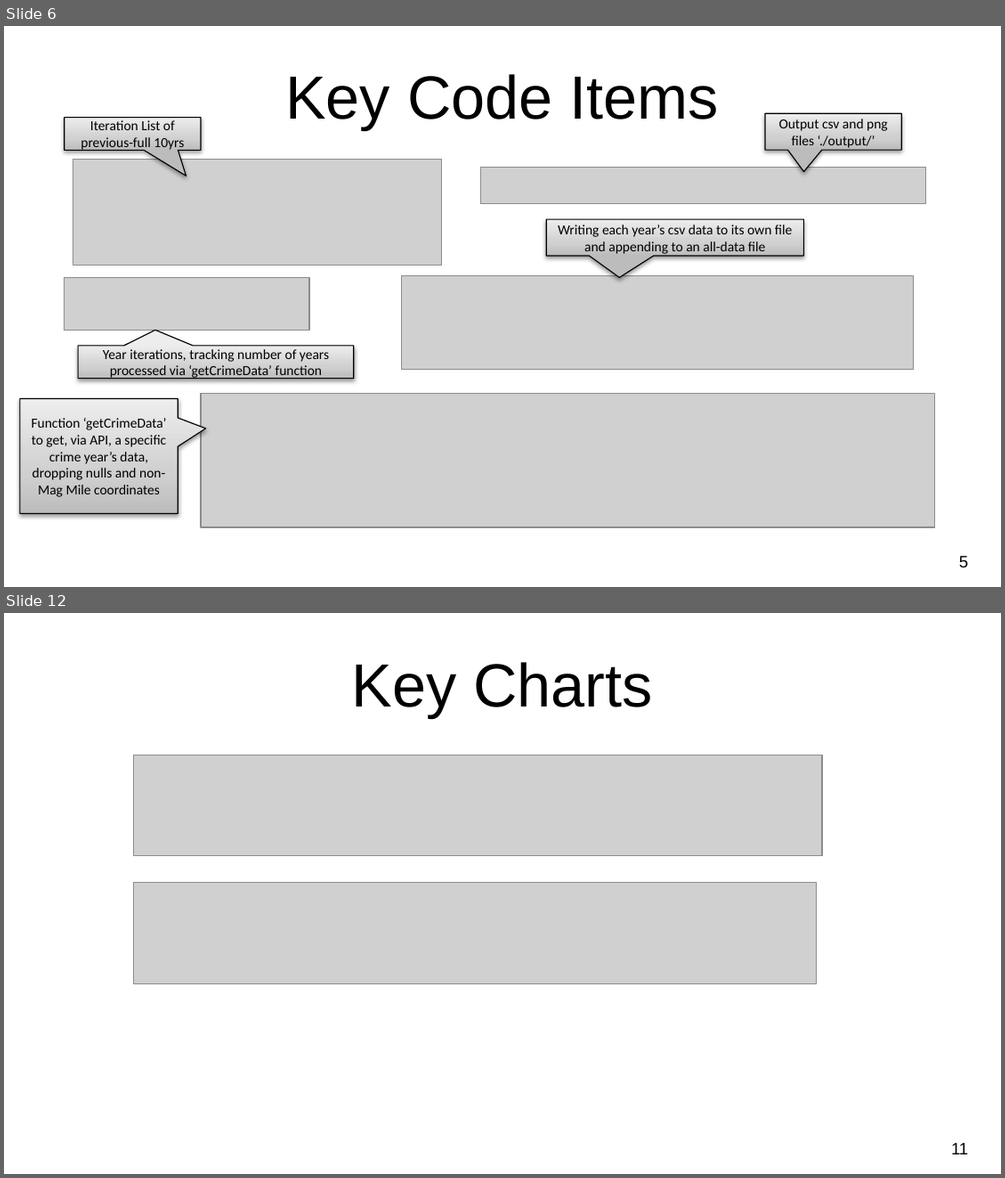
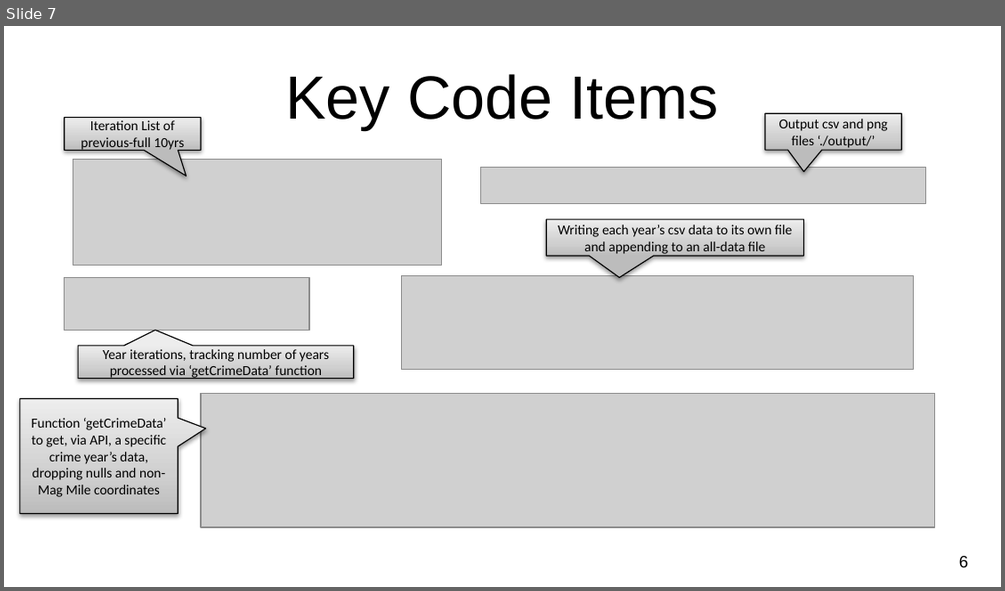
Before and after one commit to MasonMcCoy/Chicago_Crime, a slide deck: NU-Project1_ChicagoMagMile_Crime.pptx. Shown one above the other, each under a label of ours: slides 6 and 12 before the commit, slide 7 after it; the slides between them are not shown. The pictures are 1005x1178 and 1005x591 pixels, drawn with LibreOffice and Linux fonts; fonts in the diff are those of the drawing; grey boxes stand for pictures; background and template pictures are left out. Boxes give left, top, right and bottom in pixels: in the first picture for what was removed or moved away, otherwise in the second. Text is boxed around its words. In the diff, an @@ line names an element or a change of style, - is before the commit and + after.

```diff
--- a/NU-Project1_ChicagoMagMile_Crime.pptx
+++ b/NU-Project1_ChicagoMagMile_Crime.pptx
@@ slide 12 removed at [4,613,1001,1174], background picture (left out) @@
@@ title removed at [352,662,652,717] @@
-Key Charts
@@ picture removed at [134,755,823,856] @@
@@ picture removed at [134,882,817,984] @@
@@ page number removed at [951,1143,968,1154] @@
-11
@@ what was slide 6 is now slide 7 @@
@@ page number at [959,556,968,568]: text changed @@
-5
+6
```
Also in this commit, not shown: 6 slides changed, 12 slides added, 5 other slides removed, 8 other files.
